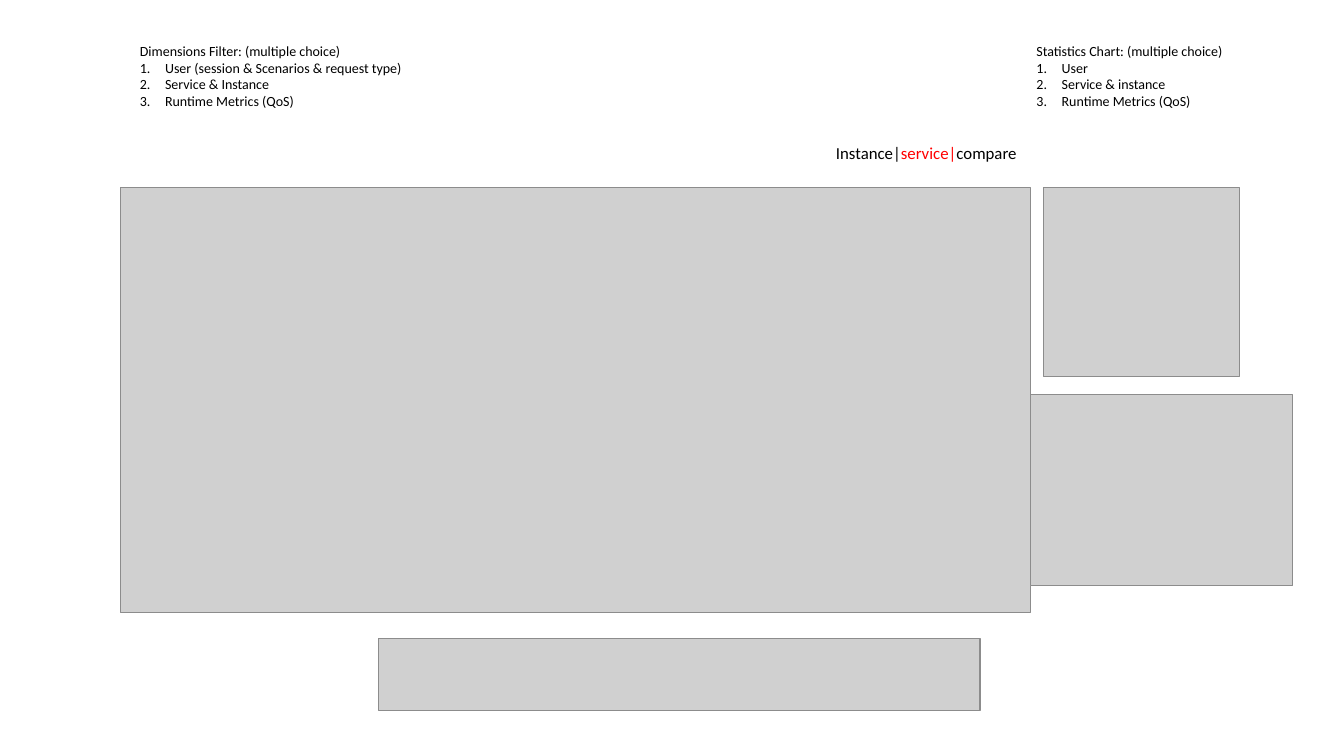
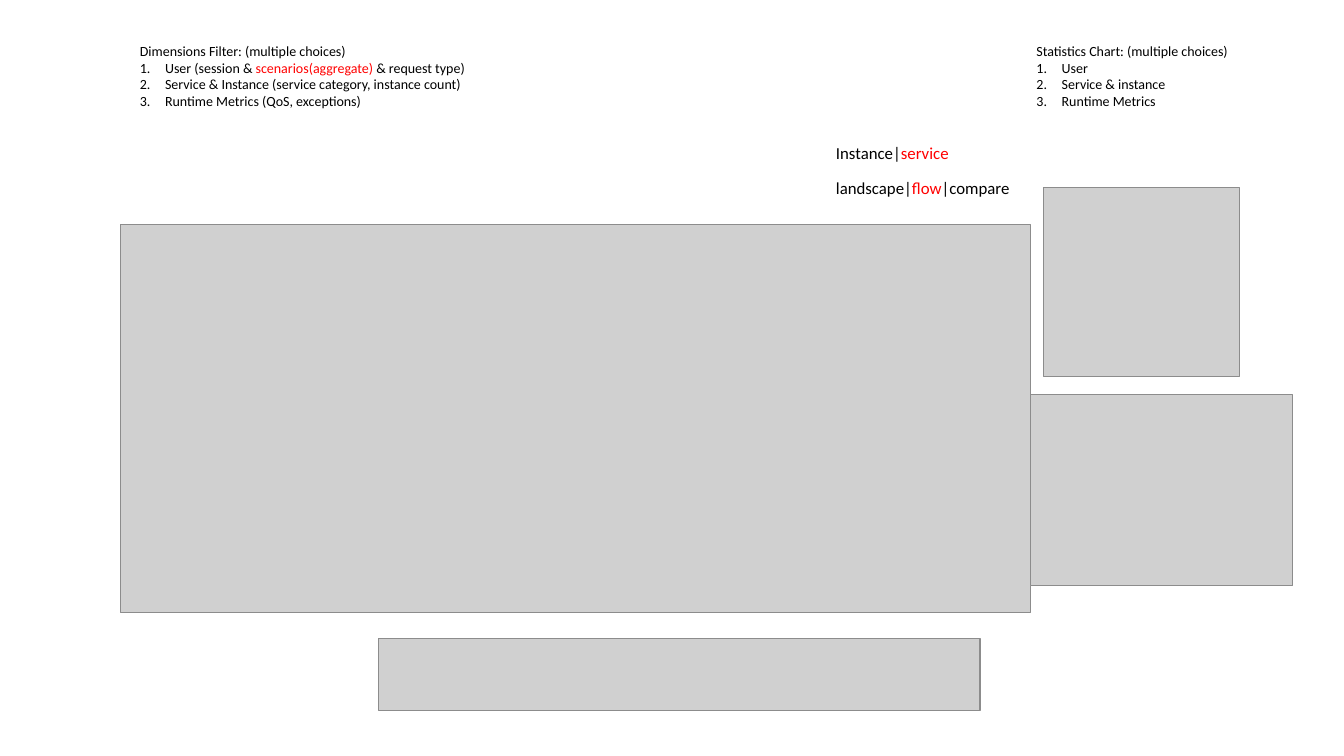
Before and after one commit to microcosmx/design, a slide deck: slide 2 of microservice_visual/design.pptx. Drawn at 1344x756 pixels with LibreOffice and Linux fonts; fonts in the diff are those of the drawing; grey boxes stand for pictures. Boxes give left, top, right and bottom in pixels: in the first picture for what was removed or moved away, otherwise in the second. Text is boxed around its words. In the diff, an @@ line names an element or a change of style, - is before the commit and + after.

Commit message:
ref

```diff
--- a/microservice_visual/design.pptx
+++ b/microservice_visual/design.pptx
@@ text at [140,46,465,109]: text changed @@
-Dimensions Filter: (multiple choice)
-1. User (session & Scenarios & request type)
-2. Service & Instance
-3. Runtime Metrics (QoS)
+Dimensions Filter: (multiple choices)
+1. User (session & scenarios(aggregate) & request type)
+2. Service & Instance (service category, instance count)
+3. Runtime Metrics (QoS, exceptions)
@@ text at [1036,46,1227,59]: text changed @@
-Statistics Chart: (multiple choice)
+Statistics Chart: (multiple choices)
@@ text at [1062,96,1156,106]: text changed @@
-3. Runtime Metrics (QoS)
+3. Runtime Metrics
@@ text at [836,147,949,162]: text changed @@
-Instance|service|compare
+Instance|service
@@ text added at [836,182,1010,197], 12 pt, text #000000 @@
+landscape|flow|compare
@@ picture: place and size @@
-picture at [121,188,1030,613]
+picture at [121,225,1030,613]
```
Also in this commit, not shown: 2 other slides changed.
